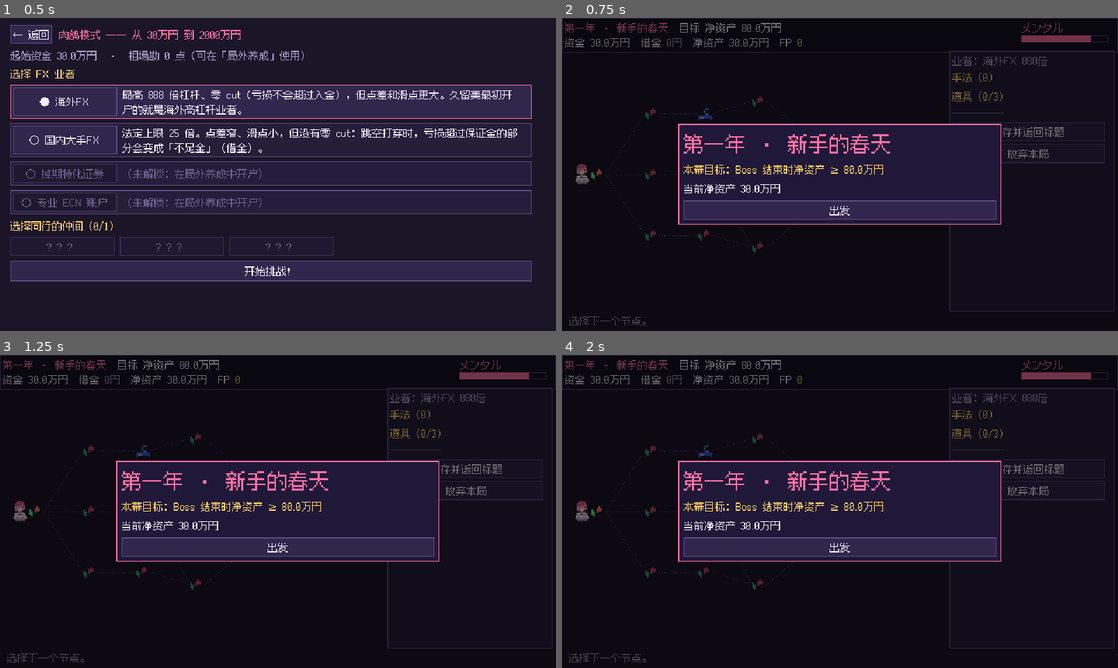
Above: before the commit, frames 1-4 (two rows, left to right).
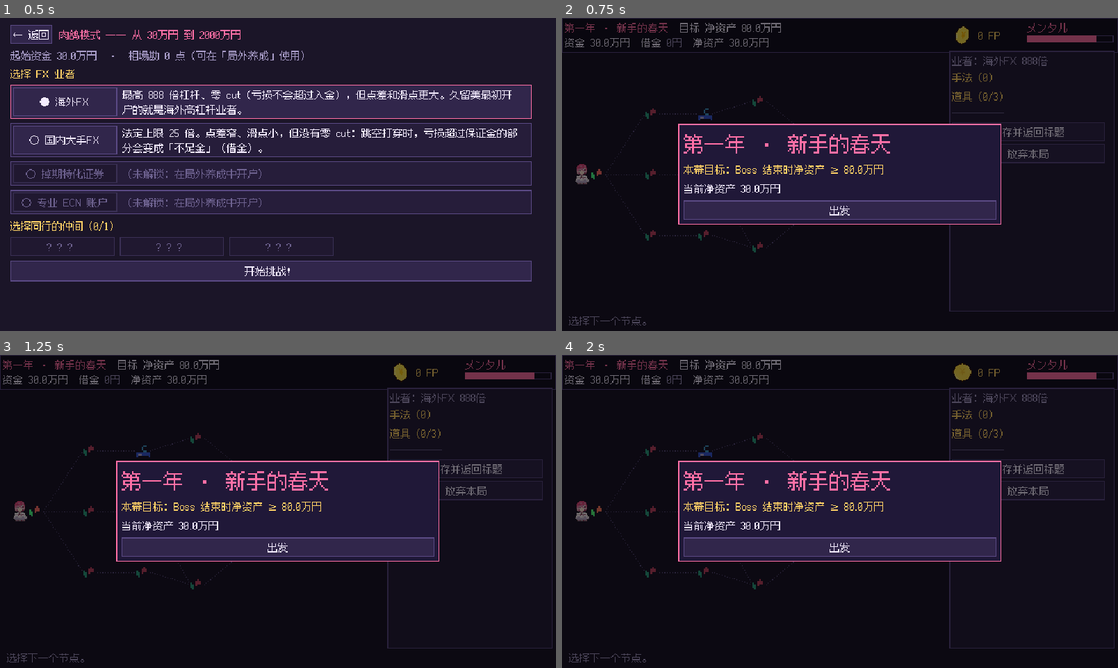
Above: after the commit, the same moments.

Repository: zeroa234/kurumi-fx-rogue
Game: Godot game, scene res://src/run/run_map.tscn
Same seed, same stepped clock (60 frames per second), same inputs: the game is played once before the commit and once after it. This scene is started directly instead of the project's main scene.
Inputs (mouse positions are in pixels of both pictures, inside the frame that each line leads up to):
- Up to frame 1 (0.5 s): no input
- Up to frame 2 (0.75 s): click "开始挑战！" at 0.5 s
- Up to frame 3 (1.25 s): no input
- Up to frame 4 (2 s): click (600, 511) at 1.25 s

Frame 1 is identical in both runs. In frame 2, 0.3% of the frame differs, in the area x 39-100%, y 1-10%; in frame 3, 0.3%; in frame 4, 0.3%.

Commit message:
feat(kurumi-fx-rogue): Blender 渲染的旋转¥金币序列帧（像素化）用于 FP 显示；AnimSprite 组件
Co-Authored-By: Claude Opus 5.5 <noreply@anthropic.com>

Diff:
--- a/src/run/run_map.gd
+++ b/src/run/run_map.gd
@@ -7,6 +7,7 @@
 var top_lbl: RichTextLabel
 var mental_bar: ProgressBar
 var hint: Label
+var fp_lbl: Label
 var node_btns := {}
 
 const MAP_RECT := Rect2(8, 40, 430, 280)
@@ -46,8 +47,13 @@
 	var th := UI.hbox(6)
 	top.add_child(th)
 	top_lbl = UI.rich()
-	top_lbl.custom_minimum_size = Vector2(520, 28)
+	top_lbl.custom_minimum_size = Vector2(440, 28)
 	th.add_child(top_lbl)
+	th.add_child(AnimSprite.make("res://assets/sprites/anim/coin.png", 24, 10.0))
+	fp_lbl = UI.label("", UI.YELLOW)
+	fp_lbl.custom_minimum_size.x = 50
+	fp_lbl.size_flags_vertical = Control.SIZE_SHRINK_CENTER
+	th.add_child(fp_lbl)
 	var mv := UI.vbox(1)
 	mv.add_child(UI.label("メンタル", UI.PINK))
 	mental_bar = ProgressBar.new()
@@ -76,10 +82,11 @@
 
 func _refresh() -> void:
 	var a := run.act_def()
-	top_lbl.text = "[color=#%s]%s[/color]  目标 净资产 %s\n资金 %s  借金 [color=#%s]%s[/color]  净资产 %s  FP [color=#ffd166]%d[/color]  %s" % [
+	top_lbl.text = "[color=#%s]%s[/color]  目标 净资产 %s\n资金 %s  借金 [color=#%s]%s[/color]  净资产 %s  %s" % [
 		UI.hex(UI.PINK), a.name, GameDate.yen(run.target()),
-		GameDate.yen(run.money), UI.hex(UI.UP if run.debt > 0 else UI.DIM), GameDate.yen(run.debt), GameDate.yen(run.net()), run.fp,
+		GameDate.yen(run.money), UI.hex(UI.UP if run.debt > 0 else UI.DIM), GameDate.yen(run.debt), GameDate.yen(run.net()),
 		("挑战度%d" % run.ascension) if run.ascension > 0 else ""]
+	fp_lbl.text = "%d FP" % run.fp
 	mental_bar.max_value = run.mods.get_v("mental_max")
 	mental_bar.value = run.mental
 	_draw_map()
@@ -339,7 +346,8 @@
 	var v := UI.modal(self, UI.CYAN, 440)
 	var head := UI.hbox(8)
 	head.add_child(UI.label("便利店 & 书店", UI.CYAN))
-	head.add_child(UI.label("FP %d" % run.fp, UI.YELLOW))
+	head.add_child(AnimSprite.make("res://assets/sprites/anim/coin.png", 24, 10.0))
+	head.add_child(UI.label("%d FP" % run.fp, UI.YELLOW))
 	v.add_child(head)
 	v.add_child(UI.label("手法", UI.DIM))
 	for s in shop.relics:
--- /dev/null
+++ b/src/ui/anim_sprite.gd
@@ -0,0 +1,37 @@
+class_name AnimSprite
+extends TextureRect
+## 横向精灵表循环播放（如 Blender 渲染的旋转金币 assets/sprites/anim/coin.png）。
+
+var frames: Array[Texture2D] = []
+var fps := 10.0
+var _t := 0.0
+var _i := 0
+
+static func make(sheet_path: String, frame_w: int, frame_fps := 10.0) -> AnimSprite:
+	var a := AnimSprite.new()
+	a.fps = frame_fps
+	a.mouse_filter = Control.MOUSE_FILTER_IGNORE
+	a.stretch_mode = TextureRect.STRETCH_KEEP_CENTERED
+	var sheet: Texture2D = UI.tex(sheet_path)
+	if sheet:
+		var n := int(sheet.get_width() / frame_w)
+		for i in n:
+			var at := AtlasTexture.new()
+			at.atlas = sheet
+			at.region = Rect2(i * frame_w, 0, frame_w, sheet.get_height())
+			a.frames.append(at)
+		a.custom_minimum_size = Vector2(frame_w, sheet.get_height())
+	else:
+		a.frames.append(PixelIcons.get_icon("coin", 2))
+		a.custom_minimum_size = Vector2(16, 16)
+	a.texture = a.frames[0]
+	return a
+
+func _process(delta: float) -> void:
+	if frames.size() <= 1:
+		return
+	_t += delta
+	if _t >= 1.0 / fps:
+		_t = 0.0
+		_i = (_i + 1) % frames.size()
+		texture = frames[_i]
Binary file added: assets/sprites/anim/coin.png
Not shown, added: assets/sprites/anim/coin.png.import
Not shown, added: src/scenes/codex.gd.uid
Not shown, added: src/ui/anim_sprite.gd.uid
Not shown, added: scripts/pixelize_frames.py
